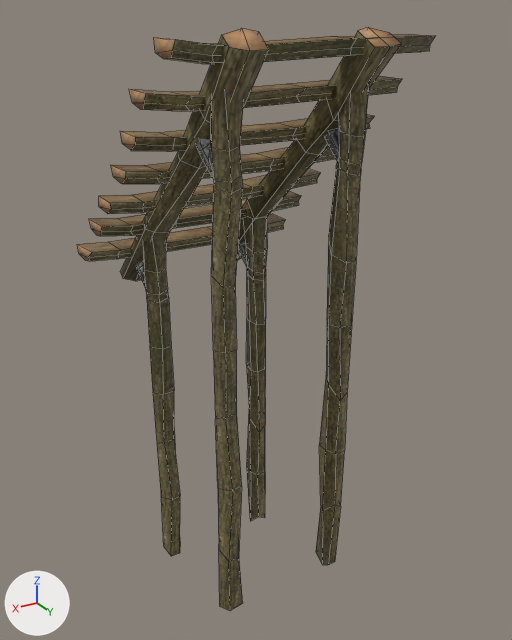
The OBJ model jcrpg/data/models/external/House_01_steps_wooden.obj as it was, and as the next commit left it.
Before and after are seen from a camera (50 mm lens) standing at (2.47, 5.33, 0.98) and looking at (-0.17, 0.92, -1.22). Lighting does not change. The marker at lower left points along +X, +Y and +Z. Mesh edges are drawn as thin lines. Where no turn or scale is listed for an object, it has been applied to the vertices.

The older version as bpy lines, for what is in view:
```python
me_stairs = bpy.data.meshes.new('stairs')
me_stairs.from_pydata(...)  # 578 vertices, 528 faces; spans x -0.92..0.94, y -0.19..1.94, z -3.6..0.92
me_stairs.materials.append(mat_stairs_wood_stairs__01_tga)  # picture img_wood_tex_general_tga
ob_stairs = bpy.data.objects.new('stairs', me_stairs)
ob_stairs.location = (0.0, 0.0, 0.0)
```
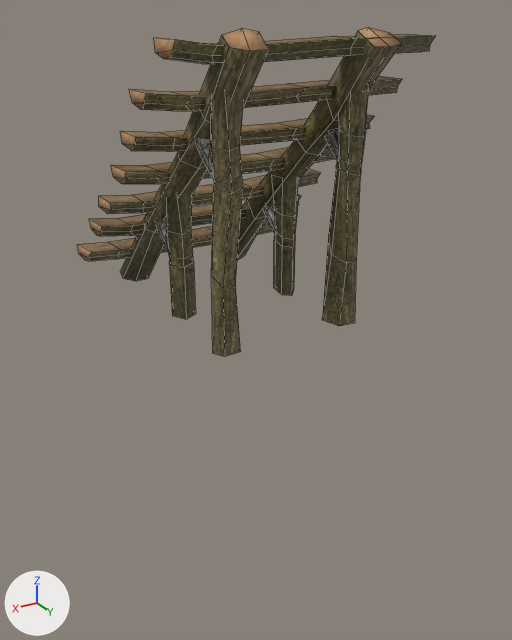
The newer file is also turned or shifted as a whole; pictures and numbers use the older file's frame.

The change in detail:
me_stairs is used by ob_stairs; location (0.0, 0.0, 0.0).
me_stairs had 578 vertices, 528 faces and spanned x -0.92..0.94, y -0.19..1.94, z -3.6..0.92.
me_stairs now has 482 vertices, 432 faces and spans x -0.92..0.94, y -0.19..1.94, z -1.05..0.92.
me_stairs part 1: a new loose piece of 50 vertices spanning x 0.36..0.55, y 0.59..1.0, z -1.05..-0.11, in mat_stairs_wood_stairs__01_tga (picture img_wood_tex_general_tga).
me_stairs part 2: a new loose piece of 50 vertices spanning x -0.55..-0.36, y 0.59..1.0, z -1.05..-0.11, in mat_stairs_wood_stairs__01_tga (picture img_wood_tex_general_tga).
me_stairs part 3: the loose piece of 74 vertices spanning x 0.34..0.55, y 0.11..0.52, z -3.6..-0.54 is deleted.
me_stairs part 4: the loose piece of 74 vertices spanning x -0.55..-0.35, y 0.16..0.61, z -3.58..-0.52 is deleted.
Part 5, on me_stairs:
60 vertices are removed from x -0.58..0.57, y 1.49..1.7, z -3.2..-1.03.
60 faces are deleted.
12 vertices are added at x -0.57..0.57, y 1.49..1.7, z -1.04..-1.03.
12 new faces join them.

Changed parts and their boxes [x1, y1, x2, y2] in the pictures (512 x 640 px):
'stairs', reshaped (44% shorter)
    before: [77, 27, 435, 611]
    after: [77, 27, 435, 356]
part 1 of me_stairs, added (brown)
    after: [155, 194, 196, 319]
part 2 of me_stairs, added (brown)
    after: [264, 180, 298, 296]
part 3 of me_stairs, deleted (brown)
    before: [136, 239, 180, 556]
part 4 of me_stairs, deleted (brown)
    before: [238, 217, 268, 521]
part 5 of me_stairs, cut back
    before: [212, 239, 356, 611]
    after: [211, 236, 356, 356]
